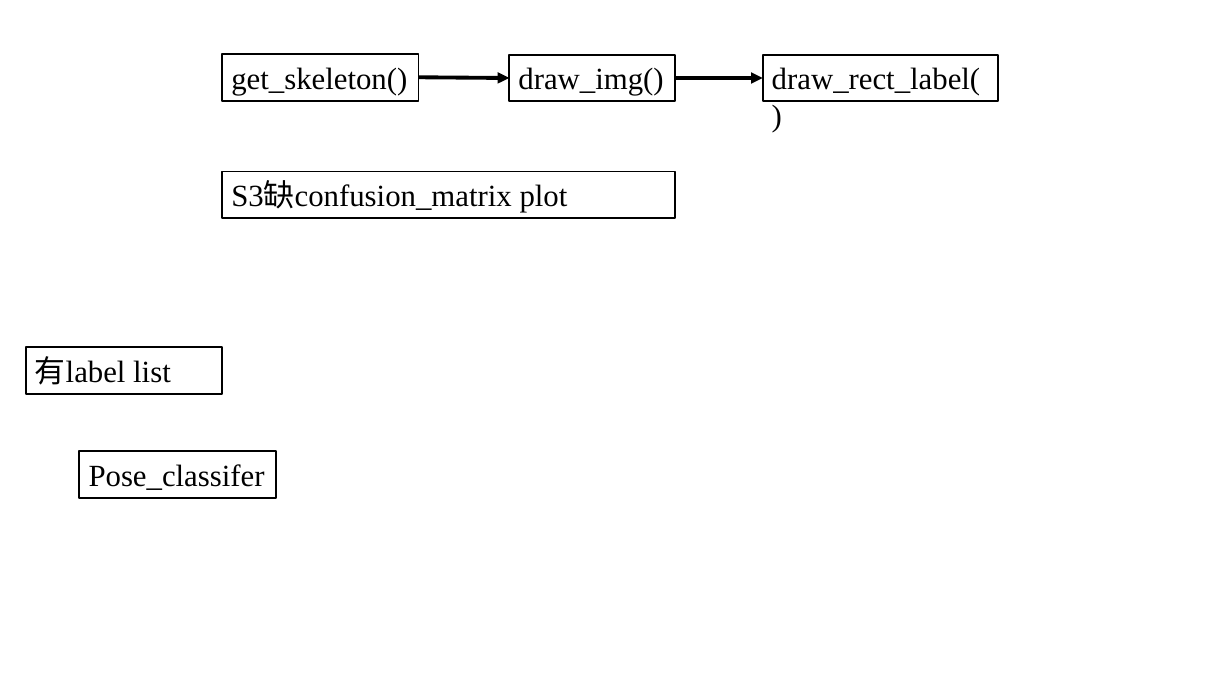
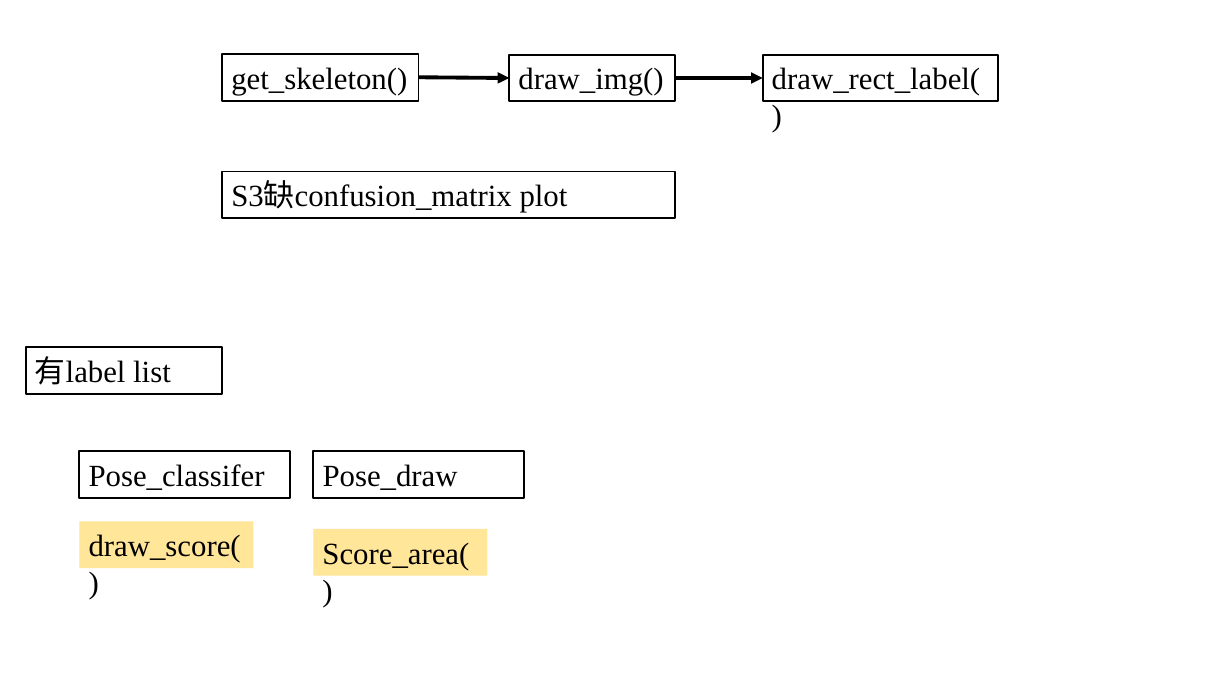
Before and after one commit to Luno82o/FinalProject-Impossible, a slide deck: slide 27 of tfpose-realtime2/結構.pptx (slide 24 before the commit). Drawn at 1232x693 pixels with LibreOffice and Linux fonts; fonts in the diff are those of the drawing. Boxes give left, top, right and bottom in pixels: in the first picture for what was removed or moved away, otherwise in the second. Text is boxed around its words. In the diff, an @@ line names an element or a change of style, - is before the commit and + after.

```diff
--- a/tfpose-realtime2/結構.pptx
+++ b/tfpose-realtime2/結構.pptx
@@ rectangle "Pose_classifer" resized from (x1=79, y1=452, x2=276, y2=498) to (x1=79, y1=452, x2=290, y2=498) @@
@@ rectangle added at (x1=313, y1=452, x2=524, y2=498), outline #000000 1.5 pt, 24 pt, text #000000 @@
+Pose_draw
@@ rectangle added at (x1=79, y1=521, x2=253, y2=567), fill #FFE699, 24 pt, text #000000 @@
+draw_score()
@@ rectangle added at (x1=313, y1=530, x2=487, y2=576), fill #FFE699, 24 pt, text #000000 @@
+Score_area()
```
Also in this commit, not shown: 5 other slides changed, 5 slides added, 28 other files.
